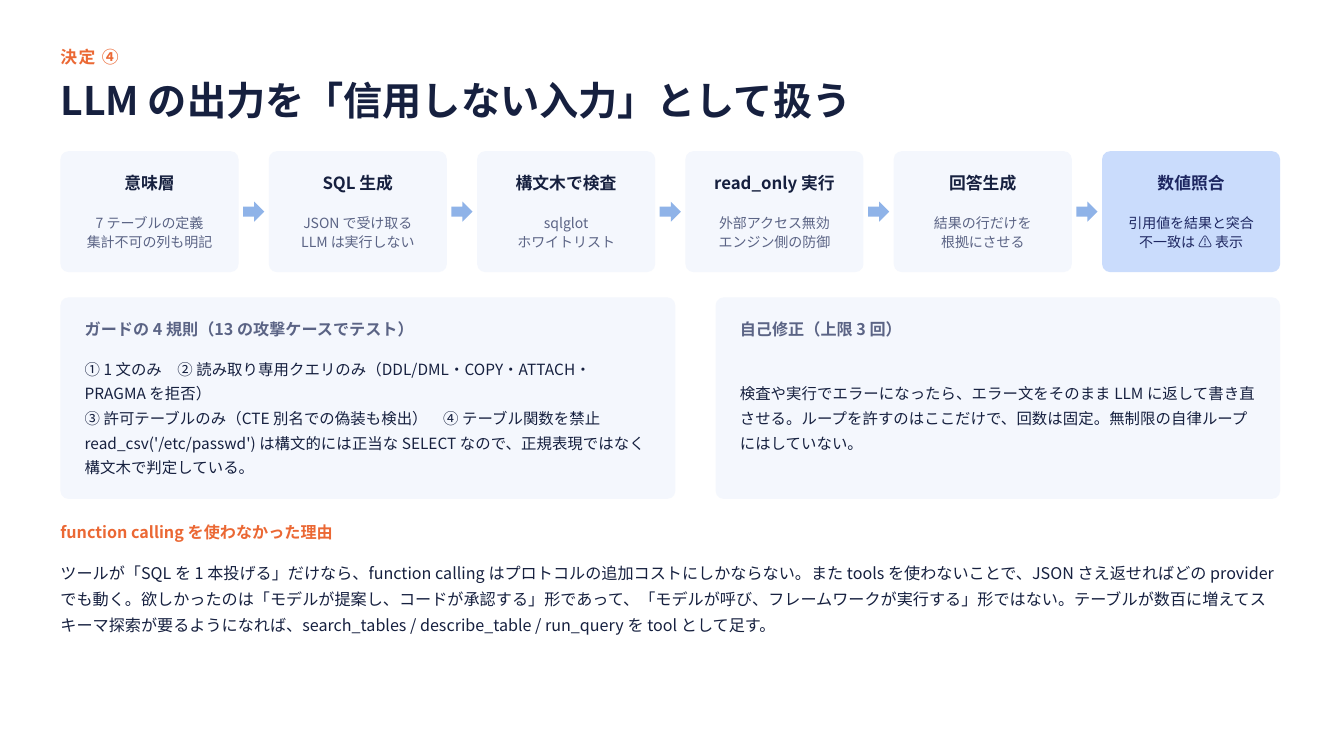
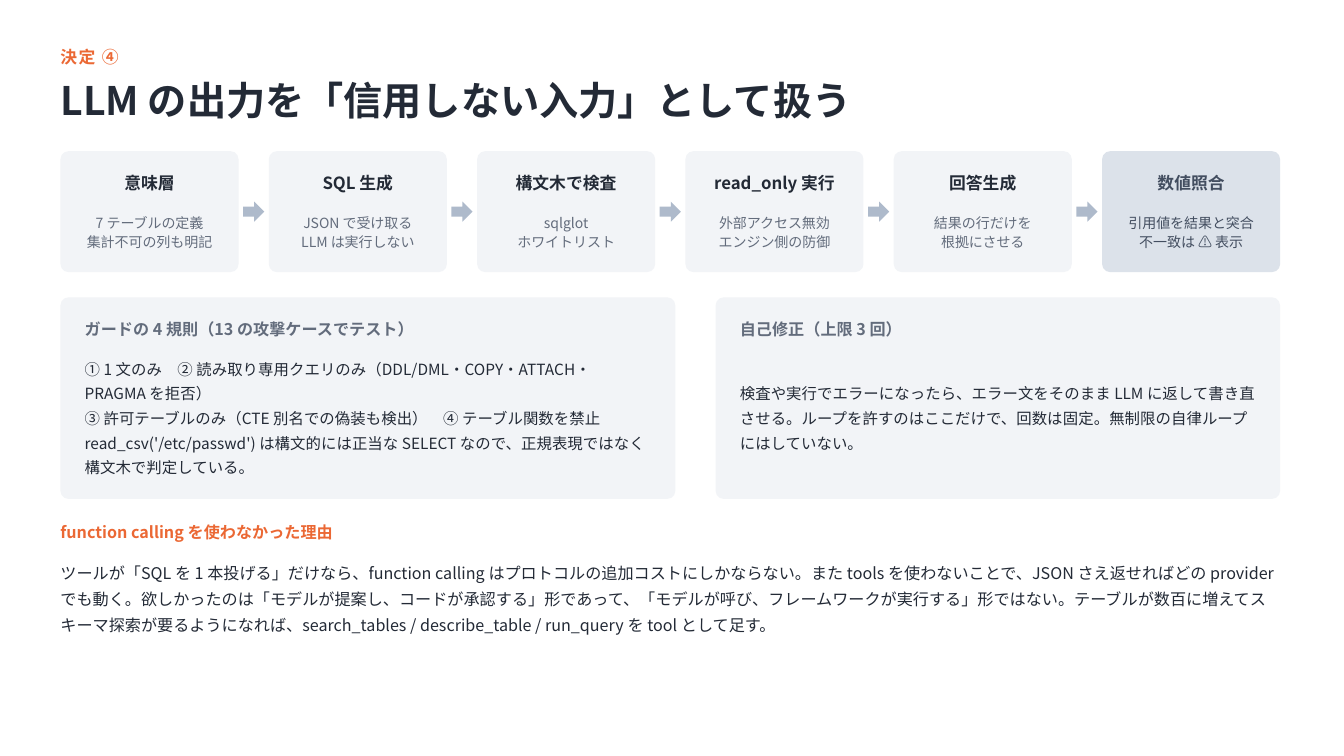
Before and after one commit to Calista0429/mini-nowcast, a slide deck: slide 5 of docs/mini-nowcast-engineering.pptx. Drawn at 1344x756 pixels with LibreOffice and Linux fonts; fonts in the diff are those of the drawing. Boxes give left, top, right and bottom in pixels: in the first picture for what was removed or moved away, otherwise in the second. Text is boxed around its words. In the diff, an @@ line names an element or a change of style, - is before the commit and + after.

```diff
--- a/docs/mini-nowcast-engineering.pptx
+++ b/docs/mini-nowcast-engineering.pptx
@@ rounded rectangle at (x1=1102, y1=151, x2=1280, y2=272): fill #CADCFC to #DCE2EA @@
@@ text "数値照合" at (x1=1157, y1=175, x2=1224, y2=191): text colour #1E2761 to #434E60 @@
@@ text "結果の行だけを" at (x1=934, y1=216, x2=1032, y2=248): text colour #5B6485 to #636C7C @@
@@ fill #8FB3E8 to #AEBACB in 5 elements at (x1=243, y1=202, x2=264, y2=222), (x1=452, y1=202, x2=473, y2=222), (x1=659, y1=202, x2=681, y2=222), (x1=868, y1=202, x2=889, y2=222), (x1=1077, y1=202, x2=1098, y2=222) @@
@@ text "引用値を結果と突合" at (x1=1128, y1=216, x2=1254, y2=248): text colour #1E2761 to #434E60 @@
@@ fill #F4F7FD to #F2F4F7 in 3 elements at (x1=894, y1=151, x2=1073, y2=272), (x1=60, y1=297, x2=676, y2=499), (x1=716, y1=297, x2=1280, y2=499) @@
@@ text colour #16203F to #232A36 in 3 elements at (x1=85, y1=362, x2=645, y2=475), (x1=740, y1=386, x2=1255, y2=450), (x1=60, y1=565, x2=1274, y2=635) @@
```
Also in this commit, not shown: 5 other slides changed, 3 other files.
